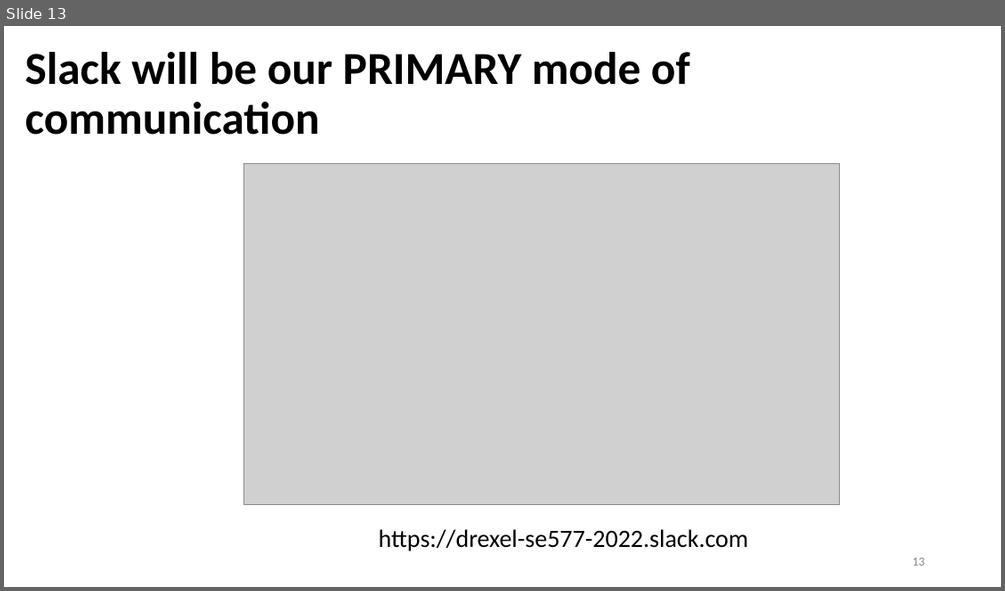
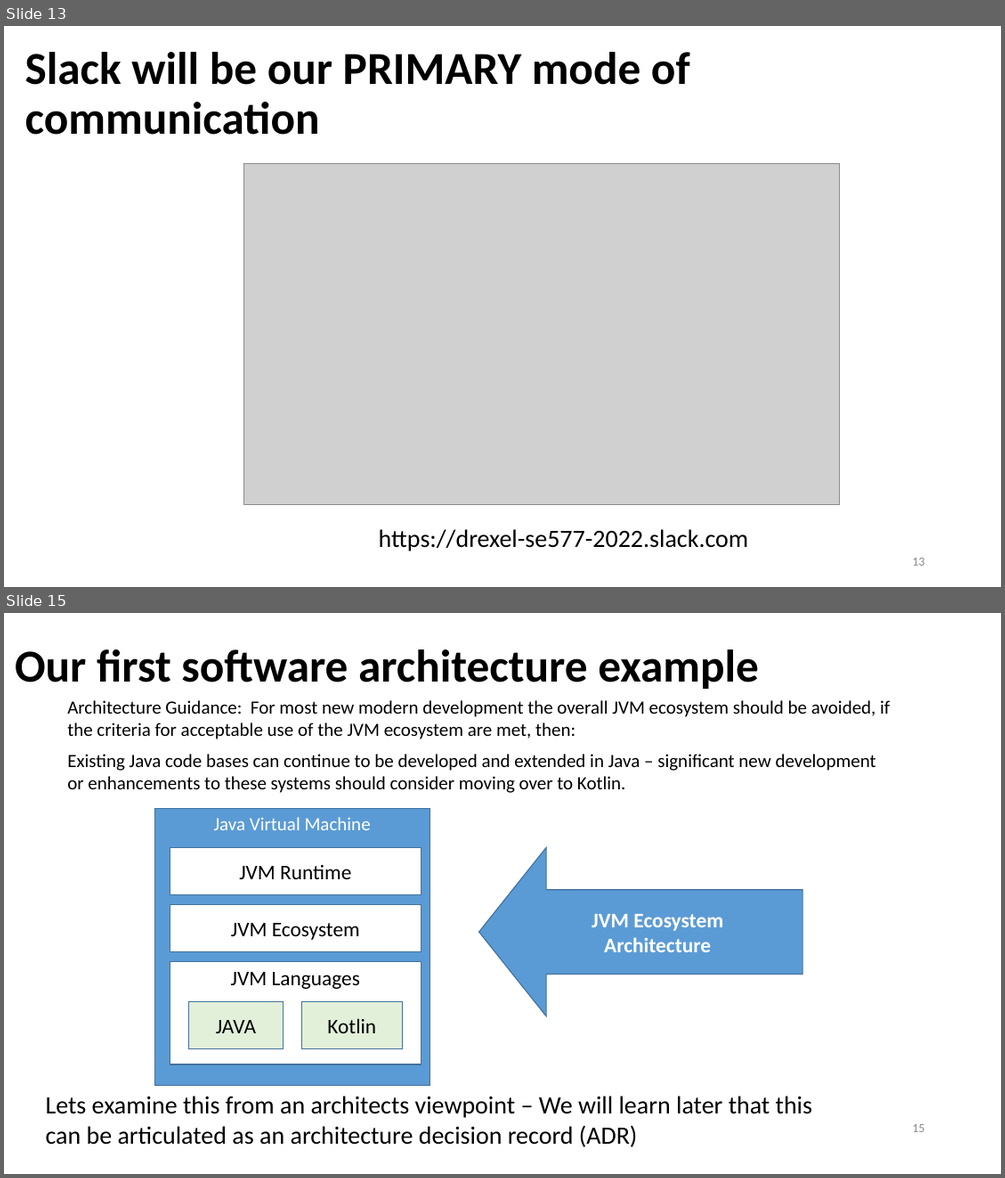
Before and after one commit to ArchitectingSoftware/SE577-SoftwareArchitecture, a slide deck: lectures/Week 1 - Course Overview.pptx. Shown one above the other, each under a label of ours: slide 13 before the commit, slides 13 and 15 after it; the slides between them are not shown. The pictures are 1005x591 and 1005x1178 pixels, drawn with LibreOffice and Linux fonts; fonts in the diff are those of the drawing; grey boxes stand for pictures. Boxes give left, top, right and bottom in pixels: in the first picture for what was removed or moved away, otherwise in the second. Text is boxed around its words. In the diff, an @@ line names an element or a change of style, - is before the commit and + after.

```diff
--- a/lectures/Week 1 - Course Overview.pptx
+++ b/lectures/Week 1 - Course Overview.pptx
@@ slide 15 added at (4, 613, 1001, 1174), background #FFFFFF @@
@@ title added at (15, 649, 759, 689), 44 pt, text #000000, bold @@
+Our first software architecture example
@@ text added at (67, 700, 890, 739), 18 pt, text #000000 @@
+Architecture Guidance: For most new modern development the overall JVM ecosystem should be avoided, if
+the criteria for acceptable use of the JVM ecosystem are met, then:
@@ text added at (67, 754, 876, 793), 18 pt, text #000000 @@
+Existing Java code bases can continue to be developed and extended in Java – significant new development
+or enhancements to these systems should consider moving over to Kotlin.
@@ rectangle added at (154, 808, 429, 1086), fill #5B9BD5, outline #43739E 1 pt, 18 pt, text #FFFFFF @@
+Java Virtual Machine
@@ rectangle added at (170, 848, 421, 895), fill #FFFFFF, outline #43739E 1 pt, 20 pt, text #000000 @@
+JVM Runtime
@@ left arrow added at (479, 848, 802, 1017), fill #5B9BD5, outline #43739E 1 pt, 20 pt, text #FFFFFF, bold @@
+JVM Ecosystem
+Architecture
@@ rectangle added at (170, 905, 421, 952), fill #FFFFFF, outline #43739E 1 pt, 20 pt, text #000000 @@
+JVM Ecosystem
@@ rectangle added at (170, 962, 421, 1064), fill #FFFFFF, outline #43739E 1 pt, 20 pt, text #000000 @@
+JVM Languages
@@ rectangle added at (189, 1001, 283, 1048), fill #E2F0D9, outline #43739E 1 pt, 20 pt, text #000000 @@
+JAVA
@@ rectangle added at (301, 1001, 403, 1048), fill #E2F0D9, outline #43739E 1 pt, 20 pt, text #000000 @@
+Kotlin
@@ text added at (46, 1095, 812, 1147), 24 pt, text #000000 @@
+Lets examine this from an architects viewpoint – We will learn later that this can be articulated as an architecture decision record (ADR)
@@ page number added at (912, 1124, 924, 1132), 12 pt, text #8C8C8C @@
+15
```
Also in this commit, not shown: 1 slide changed, 9 other slides added, 4 other files.
